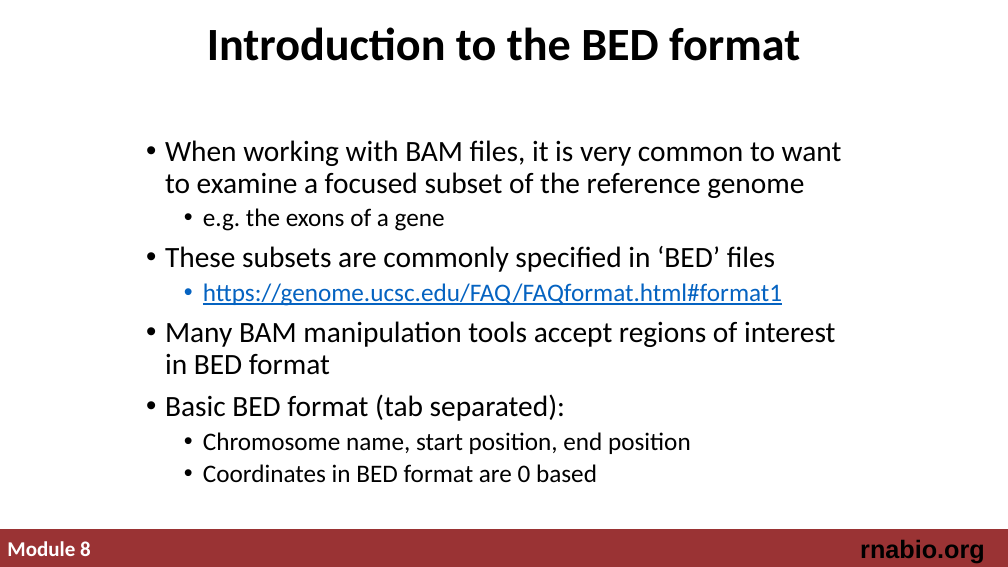
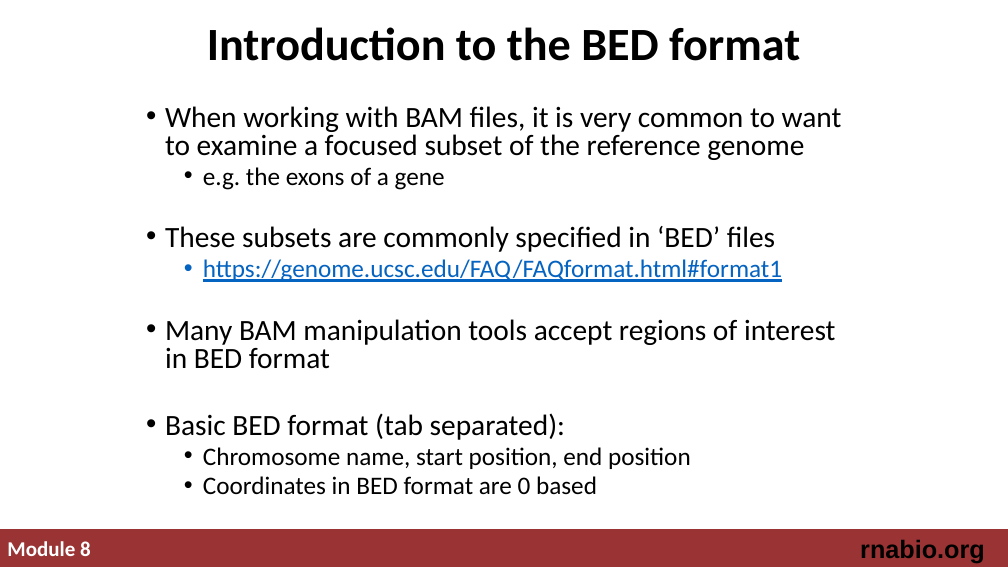
Before and after one commit to griffithlab/rnabio.org, a slide deck: slide 10 of assets/lectures/cbw-cshl/2019/mini/RNASeq_MiniLecture_08_02_SAM_BAM_BED.pptx (slide 9 before the commit). Drawn at 1008x567 pixels with LibreOffice and Linux fonts; fonts in the diff are those of the drawing. Boxes give left, top, right and bottom in pixels: in the first picture for what was removed or moved away, otherwise in the second. Text is boxed around its words. In the diff, an @@ line names an element or a change of style, - is before the commit and + after.

```diff
--- a/assets/lectures/cbw-cshl/2019/mini/RNASeq_MiniLecture_08_02_SAM_BAM_BED.pptx
+++ b/assets/lectures/cbw-cshl/2019/mini/RNASeq_MiniLecture_08_02_SAM_BAM_BED.pptx
@@ text "When working with BAM files, ...": place and size @@
-text "When working with BAM files, ..." at <box>165,140,842,483</box>
+text "When working with BAM files, ..." at <box>165,106,842,495</box>
@@ text "When working with BAM files, ..." at <box>165,106,842,495</box>: line spacing 0.9 to 0.8 @@
```
Also in this commit, not shown: 8 other slides changed, 1 slide added.
